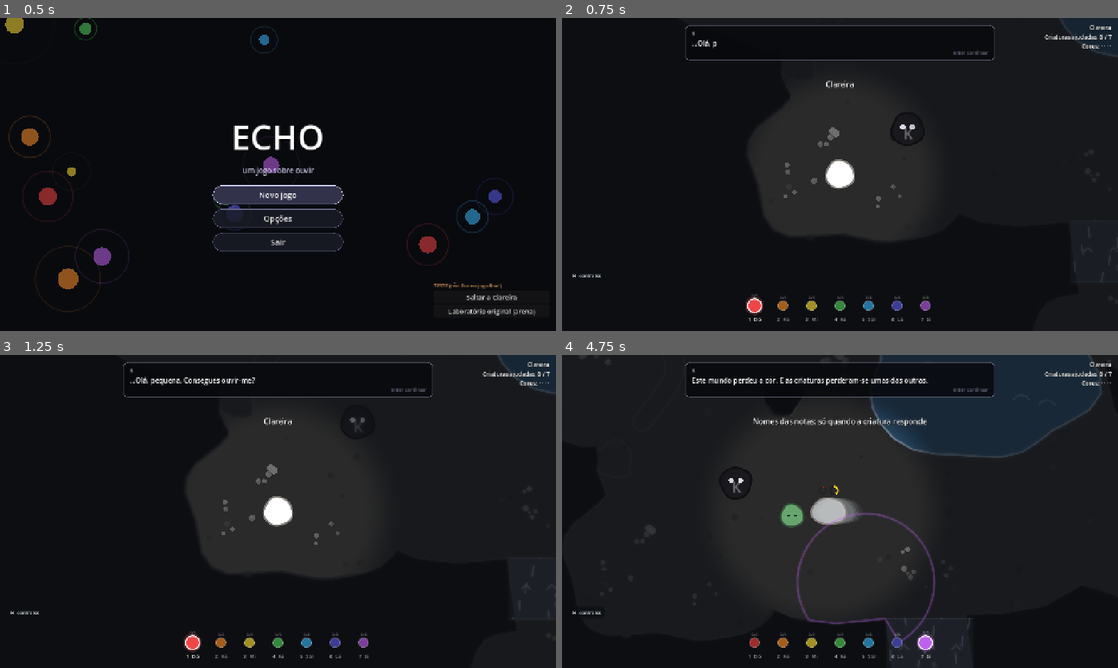
Above: before the commit, frames 1-4 (two rows, left to right).
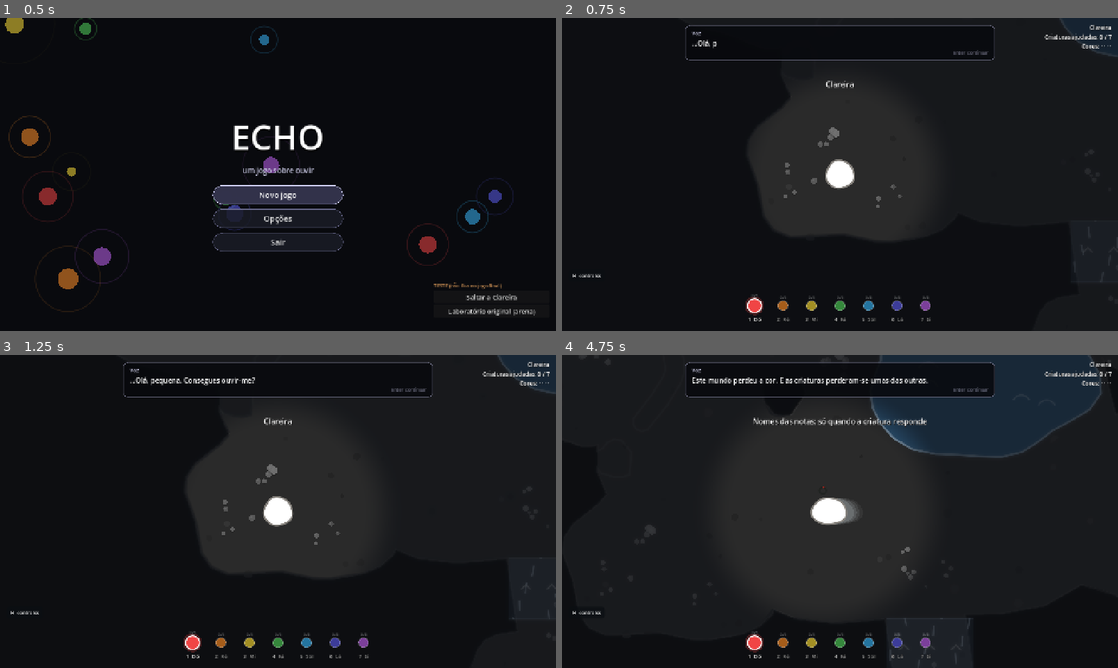
Above: after the commit, the same moments.

Repository: FranciscoVCM/Echo
Game: Godot game, scene res://scenes/ui/title_screen.tscn
The game is run twice, just before and just after one commit, with the same random seed, the same clock (stepped at 60 frames per second) and the same inputs.
Inputs (mouse positions are in pixels of both pictures, inside the frame that each line leads up to):
- Up to frame 1 (0.5 s): no input
- Up to frame 2 (0.75 s): click "Novo jogo" at 0.5 s
- Up to frame 3 (1.25 s): no input
- Up to frame 4 (4.75 s): tap Enter (echo_dialogue) at 1.25 s; move the mouse to (962, 495) at 1.27 s; hold D (echo_right) 1.28-2.03 s; tap Space (echo_dash) at 1.35, 4.55 s; click (962, 495) at 1.42 s; tap 1 (echo_note_1) at 1.55, 2.1 s; move the mouse to (728, 527) at 2.02 s; hold S (echo_down) 2.03-2.78 s; tap 7 (echo_note_7) at 2.3, 2.85 s; move the mouse to (895, 442) at 2.77 s; hold D (echo_right) 2.78-3.53 s; hold N (echo_note_names) 2.78-3.53 s; move the mouse to (812, 574) at 3.52 s; hold W (echo_up) 3.53-4.28 s; tap N (echo_note_names) at 3.6 s; click (812, 574) at 3.67 s; tap E (echo_ping) at 3.8 s; move the mouse to (1006, 558) at 4.27 s; hold A (echo_left) from 4.28 s (still down); hold E (echo_ping) from 4.28 s (still down)

Frame 1 is identical in both runs. In frame 2, 0.1% of the frame differs, in the area x 23-65%, y 4-41%; in frame 3, less than 0.1%; in frame 4, 1.6%, in the area x 23-68%, y 4-97%.

Commit message:
Tutorial strictly in order with guide lights; K is a voice until the finale; ping locked during intro

Diff:
--- a/ECHO/scripts/echo/echo_blob.gd
+++ b/ECHO/scripts/echo/echo_blob.gd
@@ -67,6 +67,8 @@
 var resonance_hint := false
 
 var state := State.LOST
+## Tutorial: not its turn yet. Invisible, silent and deaf until the guide reaches it.
+var dormant := false
 var group: EchoBlobGroup
 var hits := 0
 var has_answered := false
@@ -157,6 +159,8 @@
 
 
 func _process_lost(delta: float) -> void:
+	if dormant:
+		return
 	var interval := call_interval * lerpf(1.0, 0.5, ease) if singer else call_interval
 	_call_timer -= delta
 	if _call_timer <= 0.0:
@@ -253,8 +257,16 @@
 
 # --- Ping reception -------------------------------------------------------------------
 
+func set_dormant(value: bool) -> void:
+	dormant = value
+	if dormant:
+		visible = false
+	else:
+		_call_timer = 0.3  # announce itself as soon as it becomes part of the story
+
+
 func receive_ping_wave(wave: PingWave) -> void:
-	if wave.is_echo():
+	if wave.is_echo() or dormant:
 		return
 	_revealed = true
 	EchoMarker.spawn(global_position, _display_color(), body_radius, get_tree())
@@ -477,6 +489,9 @@
 # --- Field of view ---------------------------------------------------------------------
 
 func set_fov_visible(is_in_view: bool) -> void:
+	if dormant:
+		visible = false
+		return
 	if hidden_until_pinged and not _revealed and state != State.FREED:
 		is_in_view = false
 	super.set_fov_visible(is_in_view)
--- a/ECHO/scripts/echo/echo_hud.gd
+++ b/ECHO/scripts/echo/echo_hud.gd
@@ -45,7 +45,7 @@
 	_message_label.modulate.a = 1.0
 
 
-## Screen position of K when it is off screen (Vector2.INF hides the arrow).
+## Screen position of the guide light when it is off screen (Vector2.INF hides the arrow).
 func set_pointer(screen_position: Vector2) -> void:
 	if screen_position == _pointer and screen_position == Vector2.INF:
 		return
@@ -64,9 +64,9 @@
 	var tip := at + direction * 14.0
 	var side := direction.orthogonal() * 10.0
 	_pointer_layer.draw_circle(at - direction * 6.0, 17.0, Color(0.08, 0.08, 0.1, 0.85))
-	_pointer_layer.draw_arc(at - direction * 6.0, 17.0, 0.0, TAU, 32, Color(0.9, 0.9, 1.0, 0.8), 2.0, true)
+	_pointer_layer.draw_arc(at - direction * 6.0, 17.0, 0.0, TAU, 32, Color(1.0, 0.95, 0.75, 0.85), 2.0, true)
 	_pointer_layer.draw_colored_polygon(PackedVector2Array([tip + direction * 8.0, tip + side, tip - side]), Color(0.95, 0.95, 1.0, 0.9))
-	_pointer_layer.draw_string(ThemeDB.fallback_font, at - direction * 6.0 + Vector2(-6, 6), "K", HORIZONTAL_ALIGNMENT_LEFT, -1, 16, Color(1, 1, 1, 0.95))
+	_pointer_layer.draw_circle(at - direction * 6.0, 5.0, Color(1.0, 0.95, 0.75, 0.95))
 
 
 func set_status(text: String) -> void:
--- a/ECHO/scripts/world/game_world.gd
+++ b/ECHO/scripts/world/game_world.gd
@@ -33,6 +33,7 @@
 var _pause_menu: CanvasLayer
 var companion: KCompanion
 var currents: Array[CurrentZone] = []
+var _intro_running := false
 
 
 func _ready() -> void:
@@ -90,6 +91,9 @@
 	_apply_tone()
 	_refresh_area_ease()
 	if not _game.progress["clearing_done"] and not _game.dialogue_seen("intro"):
+		# No pinging until the opening speech is over (so nothing is solved before it's taught).
+		emitter.input_enabled = false
+		_intro_running = true
 		_say_once("intro", [
 			"...Olá, pequena. Consegues ouvir-me?",
 			"Este mundo perdeu a cor. E as criaturas perderam-se umas das outras.",
@@ -312,6 +316,8 @@
 	k_body.always_visible = true
 	k_body.glow = 0.3
 	k_body.collision_layer = 0
+	# K is never seen until it reveals itself during the finale.
+	k_body.visible = _game.is_vassal_freed("K")
 	if _game.is_vassal_freed("K"):
 		k_body.position = Vector2(0, 0)
 	elif _game.progress["clearing_done"]:
@@ -592,8 +598,17 @@
 
 # --- K: tutorial triggers ---------------------------------------------------------------
 
+## K is only a voice ("Voz") until it reveals itself at the very end.
 func say(lines: Array, speaker: String = "K", sequence_id: String = "") -> void:
-	dialogue.say(lines, speaker, sequence_id)
+	var revealed: bool = _final_stage >= 2 or _game.is_vassal_freed("K")
+	var voice := "K" if revealed else "Voz"
+	var mapped: Array = []
+	for line in lines:
+		if line is Array:
+			mapped.append([voice if line[0] == "K" else line[0], line[1]])
+		else:
+			mapped.append(line)
+	dialogue.say(mapped, voice if speaker == "K" else speaker, sequence_id)
 
 
 func _say_once(key: String, lines: Array, speaker: String = "K") -> void:
@@ -607,8 +622,12 @@
 	if _game.progress["clearing_done"] or current_region != "clearing":
 		hud.set_pointer(Vector2.INF)
 		return
+	var target := companion.guide_target()
+	if target == Vector2.INF:
+		hud.set_pointer(Vector2.INF)
+		return
 	var canvas := get_viewport().get_canvas_transform()
-	var screen := canvas * k_body.global_position
+	var screen := canvas * target
 	var size := get_viewport().get_visible_rect().size
 	if Rect2(Vector2(40, 40), size - Vector2(80, 80)).has_point(screen):
 		hud.set_pointer(Vector2.INF)
@@ -616,8 +635,15 @@
 		hud.set_pointer(screen)
 
 
-func _on_dialogue_finished(_sequence_id: String) -> void:
-	pass
+func _on_dialogue_finished(sequence_id: String) -> void:
+	if sequence_id == "intro":
+		_intro_running = false
+		emitter.input_enabled = true
+		hud.show_message("Já podes usar o ping (%s)." % _key("echo_ping"), 3.0)
+
+
+func intro_running() -> bool:
+	return _intro_running
 
 
 # --- K: final challenge -----------------------------------------------------------------
--- /dev/null
+++ b/ECHO/scripts/world/guide_marker.gd
@@ -0,0 +1,42 @@
+class_name GuideMarker
+extends Node2D
+## A soft light on the ground showing exactly where to stand during the tutorial.
+## K is only a voice until the end, so this is how "come here" is shown.
+
+const REACH := 75.0
+
+var _time := 0.0
+
+
+func _ready() -> void:
+	z_as_relative = false
+	z_index = -1  # above the CMYK pass so it keeps its colour, below the creatures
+	visible = false
+
+
+func show_at(point: Vector2) -> void:
+	global_position = point
+	visible = true
+
+
+func is_reached(point: Vector2) -> bool:
+	return visible and point.distance_to(global_position) <= REACH
+
+
+func _process(delta: float) -> void:
+	_time += delta
+	if visible:
+		queue_redraw()
+
+
+func _draw() -> void:
+	var pulse := 0.5 + 0.5 * sin(_time * 2.5)
+	draw_circle(Vector2.ZERO, REACH * 0.9, Color(1.0, 0.95, 0.75, 0.08 + 0.06 * pulse))
+	draw_arc(Vector2.ZERO, REACH * (0.55 + 0.1 * pulse), 0.0, TAU, 48, Color(1.0, 0.95, 0.8, 0.55), 2.5, true)
+	for index in range(3):
+		var phase := fposmod(_time * 0.6 + index / 3.0, 1.0)
+		draw_arc(Vector2.ZERO, REACH * (0.3 + phase * 0.9), 0.0, TAU, 40, Color(1.0, 0.95, 0.8, 0.35 * (1.0 - phase)), 1.5, true)
+	for index in range(6):
+		var angle := TAU * index / 6.0 + _time * 0.5
+		var lift := fposmod(_time * 18.0 + index * 13.0, 40.0)
+		draw_circle(Vector2.RIGHT.rotated(angle) * REACH * 0.45 + Vector2(0, -lift), 2.5, Color(1, 1, 0.85, 0.6 * (1.0 - lift / 40.0)))
--- a/ECHO/scripts/world/k_companion.gd
+++ b/ECHO/scripts/world/k_companion.gd
@@ -1,9 +1,10 @@
 class_name KCompanion
 extends Node
-## Everything K says and where K goes.
-## - Clareira: K LEADS you, one creature at a time, in a fixed order. K walks to the next
-##   one and only explains it once you can actually see it (or are right next to it).
-##   The hidden one is hinted at, never explained.
+## Everything K says, and the tutorial guide.
+## K is only a VOICE until the very end (its reveal is part of the ending).
+## - Clareira: strictly in order. Each creature stays dormant (invisible, deaf) until its
+##   turn. Then it appears, a light on the ground shows EXACTLY where to stand, and K
+##   explains when you step on it. Pinging is locked until the opening speech ends.
 ## - Afterwards K keeps talking from afar: first creature of an area, half an area, guardian
 ##   awake (and where), guardian freed (a reflection + where to go next), chords, and a
 ##   gentle hint when you have been stuck for a while.
@@ -12,31 +13,53 @@
 
 var world: GameWorld
 var game: Node
+var marker: GuideMarker
 var _guide_index := -1
+var _phase := 0
 var _idle := 0.0
 
-## Tutorial order. "wait" is the marker where K stands; "explain" fires when you see the blob.
+## Tutorial order. "blobs": creatures of the step; "spot": guide light marker name.
+## "phases": [spot, dialogue key, lines] in sequence (most steps have one).
 var steps := [
-	{"id": "fa", "blob": "clearing:fa", "wait": "k_fa", "explain": [
-		"Vês aquela? Está verde... e o verde é Fá.",
-		"Escolhe a nota com %s a %s. Se lhe chamares com a nota errada, ela responde com a sua: ouve-a, e depois responde-lhe.",
-	]},
-	{"id": "mi", "blob": "clearing:mi", "wait": "k_mi", "explain": [
-		"Aquela, no meio do lago, é amarela: Mi. Não consegues chegar lá a nadar.",
-		"Um ping curto não chega tão longe. Mantém %s mais tempo antes de largar: quanto mais carregas, mais longe vai.",
-	]},
-	{"id": "shy", "blob": "clearing:shy", "wait": "k_shy", "explain": [
-		"Shh... esta é tímida. Acorda-a com a nota dela...",
-		"...e depois deixa-a em paz. Qualquer som, mesmo outra nota, assusta-a outra vez. Ela mostra-te quanto tempo falta.",
-	]},
-	{"id": "pair", "blob": "clearing:pair_a", "wait": "k_pair", "explain": [
-		"Estas duas estão separadas pela pedra. Precisam de ouvir o mesmo chamamento ao mesmo tempo.",
-		"Uma só onda que chegue às duas. Procura o sítio de onde as consegues ver a ambas.",
-	]},
-	{"id": "stim", "blob": "clearing:stim", "wait": "k_stim", "explain": [
-		"Esta está ansiosa por companhia. Repara no que ela te mostra: quantas vezes, e em quanto tempo.",
-	]},
-	{"id": "hidden", "blob": "clearing:hidden", "wait": "k_hidden", "explain": []},
+	{"id": "fa", "blobs": ["clearing:fa"], "go": "Vês aquela luz no chão? Vai até lá.", "phases": [
+		["g_fa", "explain_fa", [
+			"Vês aquela criatura? Está verde... e o verde é Fá.",
+			"Escolhe a nota com %NOTES%. Se lhe chamares com a nota errada, ela responde com a sua: ouve-a, e depois responde-lhe.",
+		]],
+	]},
+	{"id": "mi", "blobs": ["clearing:mi"], "go": "Muito bem. Agora segue a luz outra vez.", "phases": [
+		["g_mi", "explain_mi", [
+			"Aquela, no meio do lago, é amarela: Mi. Não consegues chegar lá a nadar.",
+			"Daqui, um ping curto não chega. Mantém %PING% mais tempo antes de largar: quanto mais carregas, mais longe vai.",
+		]],
+	]},
+	{"id": "shy", "blobs": ["clearing:shy"], "go": "Há mais alguém, a oeste. Segue a luz.", "phases": [
+		["g_shy", "explain_shy", [
+			"Shh... ali, vermelha. É tímida. Acorda-a com a nota dela...",
+			"...e depois deixa-a em paz. Qualquer som, mesmo outra nota, assusta-a outra vez. Ela mostra-te quanto tempo falta.",
+		]],
+	]},
+	{"id": "pair", "blobs": ["clearing:pair_a", "clearing:pair_b"], "go": "Agora para este. Segue a luz.", "phases": [
+		["g_pair", "explain_pair", [
+			"Estas duas estão separadas pela pedra. Precisam de ouvir o mesmo chamamento ao mesmo tempo.",
+			"Daqui consegues chegar às duas. Uma só onda: chama-as.",
+		]],
+	]},
+	{"id": "stim", "blobs": ["clearing:stim"], "go": "Ainda há alguém para sul. Segue a luz.", "phases": [
+		["g_current", "explain_current", [
+			"Há alguém do outro lado desta corrente. A andar, ela empurra-te para trás.",
+			"Mantém %DASH% para ganhar balanço e larga para dar um salto. Quanto mais tempo carregas, mais longe vais.",
+		]],
+		["g_stim", "explain_stim", [
+			"Esta está ansiosa por companhia. Repara no que ela te mostra: quantas vezes, e em quanto tempo.",
+		]],
+	]},
+	{"id": "hidden", "blobs": ["clearing:hidden"], "go": "Quase... mas ainda falta alguém. Segue a luz.", "phases": [
+		["g_hidden", "hint_hidden", [
+			"Não a vejo... mas ouço-a. Algures aqui perto.",
+			"Há quem só apareça quando um ping lhe toca.",
+		]],
+	]},
 ]
 
 
@@ -47,6 +70,16 @@
 
 func _ready() -> void:
 	game = get_node("/root/Game")
+	marker = GuideMarker.new()
+	marker.name = "GuideMarker"
+	world.add_child.call_deferred(marker)
+	if not game.progress["clearing_done"]:
+		# Future creatures wait, invisible, until the guide reaches them.
+		for step in steps:
+			for blob_id in step["blobs"]:
+				var blob := _blob(blob_id)
+				if blob != null and not blob.is_freed():
+					blob.set_dormant(true)
 
 
 func _process(delta: float) -> void:
@@ -72,7 +105,7 @@
 	return null
 
 
-func _marker(name: String) -> Vector2:
+func _marker_position(name: String) -> Vector2:
 	return world.geometry.region_data("clearing")["markers"][name]
 
 
@@ -82,60 +115,59 @@
 	return steps[_guide_index]
 
 
+func guide_target() -> Vector2:
+	return marker.global_position if marker != null and marker.visible else Vector2.INF
+
+
+func _step_done(step: Dictionary) -> bool:
+	for blob_id in step["blobs"]:
+		var blob := _blob(blob_id)
+		if blob != null and not blob.is_freed():
+			return false
+	return true
+
+
 func _update_guide() -> void:
-	# The next step is the first creature (in order) that still needs help.
+	if not game.dialogue_seen("intro") or (world.intro_running() and _guide_index < 0):
+		return
 	var index := -1
 	for step_index in range(steps.size()):
-		var blob := _blob(steps[step_index]["blob"])
-		if blob != null and not blob.is_freed():
+		if not _step_done(steps[step_index]):
 			index = step_index
 			break
 	if index < 0:
+		marker.visible = false
 		return
 	var step: Dictionary = steps[index]
 	if index != _guide_index:
 		_guide_index = index
-		var wait := _marker(step["wait"])
-		world.k_body.glide_to(wait, clampf(world.k_body.global_position.distance_to(wait) / 260.0, 0.6, 4.0))
-		if index > 0:
-			var go_lines := {"mi": "Agora por aqui. Segue-me.", "shy": "Há mais alguém, a oeste. Vem.", "pair": "Para este. Duas que se perderam uma da outra.", "stim": "Ainda há alguém para sul. Vem comigo.", "hidden": "Quase... mas ainda falta alguém."}
-			world.say([go_lines.get(step["id"], "Por aqui.")])
-	if world.dialogue.is_busy():
-		return
-	var blob := _blob(step["blob"])
-	var player_position: Vector2 = world.player.global_position
-	var sees := world.fov.is_point_visible(blob.global_position) or player_position.distance_to(blob.global_position) < 200.0
-	var near_k := player_position.distance_to(world.k_body.global_position) < 170.0
-	if step["id"] == "stim" and not game.dialogue_seen("explain_current") and (near_k or _near_current(player_position)):
-		world.say_once("explain_current", [
-			"Há alguém do outro lado desta corrente. A andar, ela empurra-te para trás.",
-			"Mantém %s para ganhar balanço e larga para dar um salto. Quanto mais tempo carregas, mais longe vais." % game.key_label("echo_dash"),
-		])
-		return
-	if step["id"] == "hidden":
-		if not game.dialogue_seen("hint_hidden") and (near_k or sees):
-			world.say_once("hint_hidden", [
-				"Não a vejo... mas ouço-a. Algures aqui perto, para norte.",
-				"Há quem só apareça quando um ping lhe toca.",
-			])
-		return
-	if not game.dialogue_seen("explain_" + step["id"]) and sees:
-		var lines: Array = []
-		for line in step["explain"]:
-			var text: String = line
-			if text.contains("%s a %s"):
-				text = text % [game.key_label("echo_note_1"), game.key_label("echo_note_7")]
-			elif text.contains("%s"):
-				text = text % game.key_label("echo_ping")
-			lines.append(text)
-		world.say_once("explain_" + step["id"], lines)
-
-
-func _near_current(point: Vector2) -> bool:
-	for current in world.currents:
-		if current.global_position.distance_to(point) < 230.0:
-			return true
-	return false
+		_phase = 0
+		for blob_id in step["blobs"]:
+			var blob := _blob(blob_id)
+			if blob != null:
+				blob.set_dormant(false)
+		marker.show_at(_marker_position(step["phases"][0][0]))
+		world.say([step["go"]])
+	var phases: Array = step["phases"]
+	if _phase >= phases.size() or world.dialogue.is_busy():
+		return
+	var phase: Array = phases[_phase]
+	if marker.is_reached(world.player.global_position):
+		world.say_once(phase[1], _fill(phase[2]))
+		_phase += 1
+		if _phase < phases.size():
+			marker.show_at(_marker_position(phases[_phase][0]))
+
+
+func _fill(lines: Array) -> Array:
+	var result: Array = []
+	for line in lines:
+		var text: String = line
+		text = text.replace("%NOTES%", "%s a %s" % [game.key_label("echo_note_1"), game.key_label("echo_note_7")])
+		text = text.replace("%PING%", game.key_label("echo_ping"))
+		text = text.replace("%DASH%", game.key_label("echo_dash"))
+		result.append(text)
+	return result
 
 
 # --- Events from the world -----------------------------------------------------------------
--- a/ECHO/scripts/world/world_layout.gd
+++ b/ECHO/scripts/world/world_layout.gd
@@ -86,9 +86,10 @@
 			"pair_a": Vector2(470, 1740), "pair_b": Vector2(770, 1740),
 			"stim": Vector2(140, 2260), "hidden": Vector2(590, 1300),
 			"k_start": Vector2(-330, 1800), "gate": Vector2(0, 960),
-			# Where K waits while guiding you to each creature.
-			"k_fa": Vector2(-300, 1690), "k_mi": Vector2(-70, 1700), "k_shy": Vector2(-410, 1620),
-			"k_pair": Vector2(370, 1660), "k_stim": Vector2(20, 1900), "k_hidden": Vector2(700, 1560),
+			# Tutorial guide lights: exactly where to stand for each lesson.
+			"g_fa": Vector2(-330, 1720), "g_mi": Vector2(220, 1760), "g_shy": Vector2(-600, 1530),
+			"g_pair": Vector2(620, 1575), "g_current": Vector2(115, 1890), "g_stim": Vector2(140, 2140),
+			"g_hidden": Vector2(630, 1460),
 		},
 	}
 
--- a/ECHO/tests/capture_world.gd
+++ b/ECHO/tests/capture_world.gd
@@ -23,6 +23,15 @@
 	add_child(world)
 	await _wait(1.5)
 	await _shot("01_clearing_start")
+	while world.dialogue.is_busy():
+		world.dialogue._finish_line()
+	await _wait(1.0)
+	await _shot("01b_guide_light")
+	world.player.global_position = Vector2(-330, 1720)
+	await _wait(1.2)
+	await _shot("01c_on_the_light")
+	while world.dialogue.is_busy():
+		world.dialogue._finish_line()
 	await _goto(Vector2(-60, 1690))
 	await _ping(2, 0.6)
 	await _wait(0.6)
--- a/ECHO/tests/world_tests.gd
+++ b/ECHO/tests/world_tests.gd
@@ -121,6 +121,12 @@
 	world = packed.instantiate() as GameWorld
 	add_child(world)
 	await frames(5)
+	if world == null or world.geometry == null or world.companion == null:
+		failures.append("the game world failed to load (script error?)")
+		print("
+WORLD FAILED TO LOAD")
+		get_tree().quit(1)
+		await get_tree().create_timer(100.0).timeout
 
 
 func ping_at(at: Vector2, note: int, charge: float = 0.4, chord: bool = false) -> void:
@@ -157,12 +163,22 @@
 	check(clearing.size() == 7, "clearing has 7 blobs")
 	await test_guide_and_current()
 	for step in world.companion.steps:
+		skip_dialogue()
+		await frames(5)
+		check(world.companion.current_step().get("id", "") == step["id"], "tutorial step '%s' is active in order" % step["id"])
+		# Walk onto each guide light of the step: K explains there.
+		for phase in step["phases"]:
+			world.player.global_position = world.geometry.region_data("clearing")["markers"][phase[0]]
+			world.player.velocity = Vector2.ZERO
+			await frames(10)
+			skip_dialogue()
+			await frames(5)
+			check(game.dialogue_seen(phase[1]), "standing on the light explains '%s'" % phase[1])
 		for blob in clearing:
-			if blob.blob_id == step["blob"] or (step["id"] == "pair" and blob.blob_id == "clearing:pair_b"):
+			if blob.blob_id in step["blobs"]:
+				check(not blob.dormant, "%s woke up for its lesson" % blob.blob_id)
 				await solve_blob(blob, [])
 		await wait(0.5)
-		if step["id"] == "fa":
-			check(world.companion.current_step().get("id", "") == "mi", "after Fá, K guides to the next one (Mi), in order")
 	for blob in clearing:
 		await solve_blob(blob, [])
 	check(game.progress["clearing_done"], "clearing completed, gate opens")
@@ -230,12 +246,27 @@
 		print("     K: " + str(line[1]))
 
 
+func skip_dialogue() -> void:
+	var guard := 0
+	while world.dialogue.is_busy() and guard < 40:
+		world.dialogue._finish_line()
+		guard += 1
+
+
 func test_guide_and_current() -> void:
-	# K must not explain creatures the player has not seen yet.
-	await wait(4.0)
-	for later in ["explain_shy", "explain_pair", "explain_stim", "explain_mi"]:
-		check(not game.dialogue_seen(later), "K does not explain '%s' before you find it" % later)
-	check(world.companion.current_step().get("id", "") == "fa", "K first guides you to Fá")
+	check(not world.emitter.input_enabled, "no pinging while K's opening speech is running")
+	check(not world.k_body.visible, "K is only a voice (not visible)")
+	var shy := world.companion._blob("clearing:shy")
+	check(shy.dormant and not shy.visible, "later tutorial creatures are dormant and invisible")
+	await ping_at(shy.global_position + Vector2(60, 0), 0, 0.3)
+	check(shy.state == EchoBlob.State.LOST and not shy.has_answered, "a dormant creature ignores pings (no skipping ahead)")
+	skip_dialogue()
+	await frames(5)
+	check(world.emitter.input_enabled, "ping unlocked when the opening speech ends")
+	check(world.companion.current_step().get("id", "") == "fa", "the guide starts with Fá")
+	check(world.companion.guide_target() != Vector2.INF, "a guide light shows where to go")
+	for later in ["explain_shy", "explain_pair", "explain_stim", "explain_mi", "explain_fa"]:
+		check(not game.dialogue_seen(later), "nothing explained before you reach its light ('%s')" % later)
 	# The current south of the glade: walking against it fails, a charged dash crosses it.
 	var current: CurrentZone = world.currents[0]
 	var before := current.global_position + Vector2(0, -current.size.y * 0.5 - 40.0)
Not shown, added: ECHO/scripts/world/guide_marker.gd.uid
Not shown, added: ECHO/tests/perf_probe.gd.uid
Not shown, changed: DEVLOG.md
